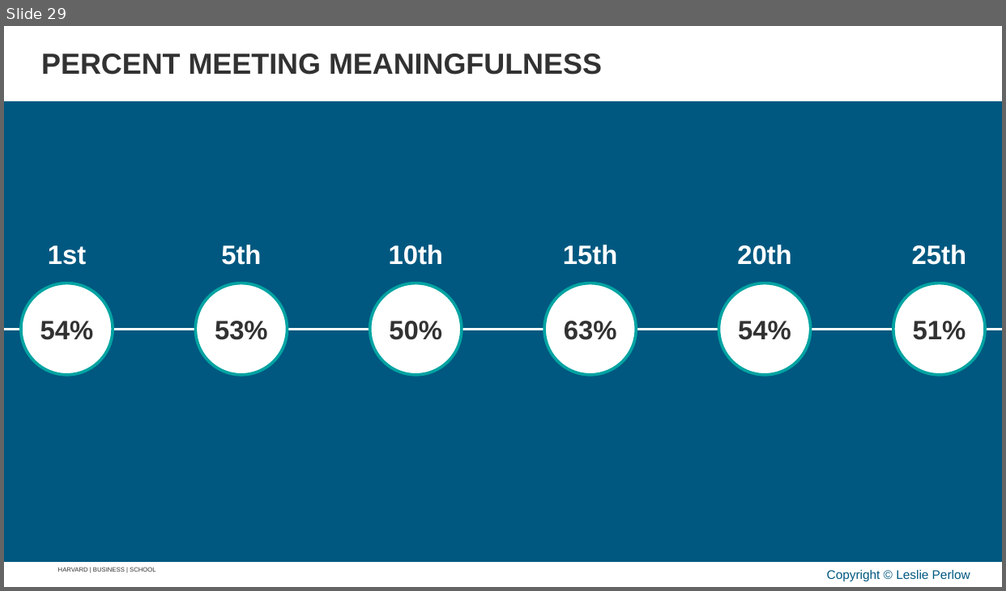
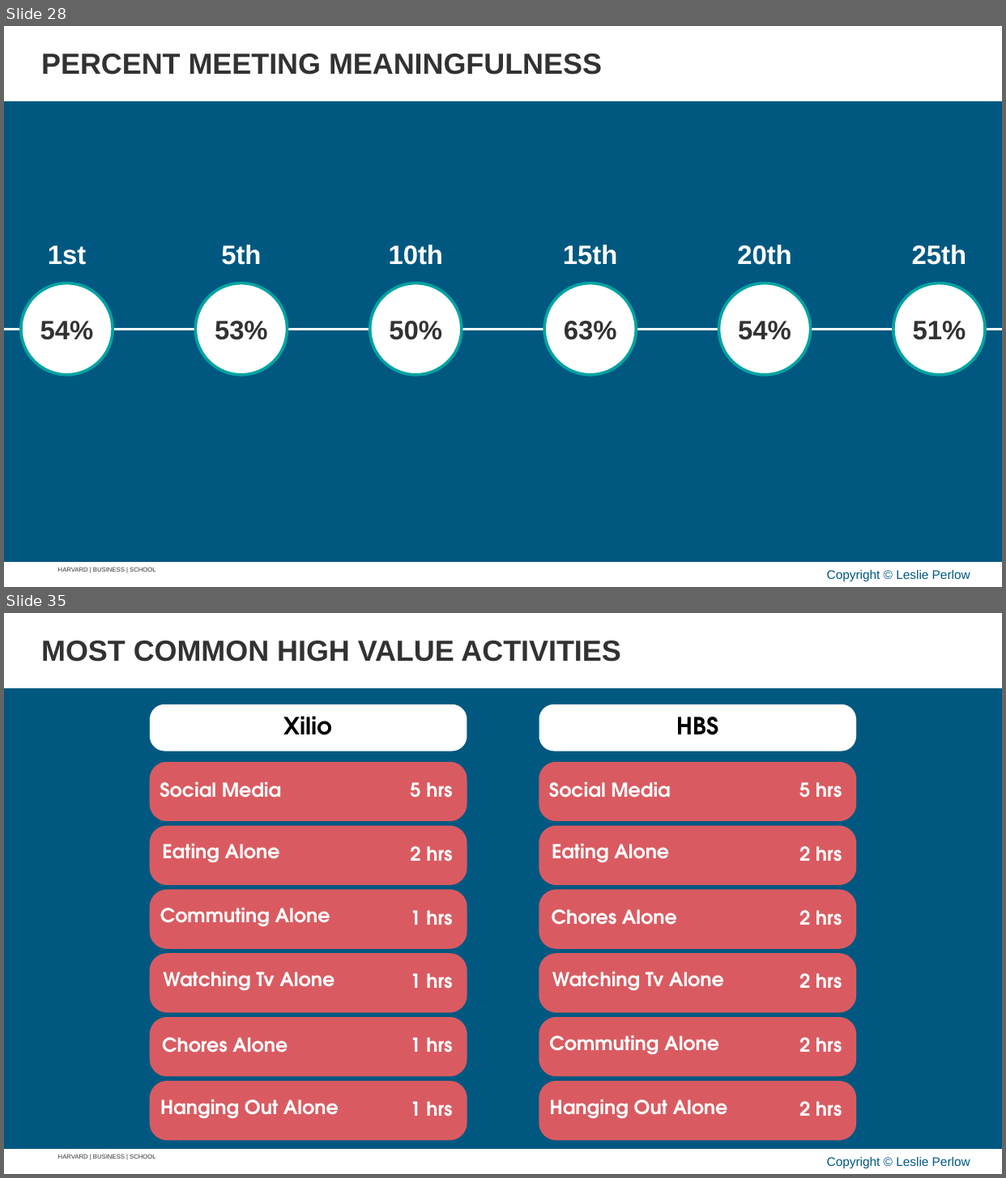
Before and after one commit to APPLITICS/lifematrix-deck-automation, a slide deck: outputs/generated_slides.pptx. Shown one above the other, each under a label of ours: slide 29 before the commit, slides 28 and 35 after it; the slides between them are not shown. The pictures are 1006x591 and 1006x1178 pixels, drawn with LibreOffice and Linux fonts; fonts in the diff are those of the drawing; background and template pictures are left out. Boxes give left, top, right and bottom in pixels: in the first picture for what was removed or moved away, otherwise in the second. Text is boxed around its words. In the diff, an @@ line names an element or a change of style, - is before the commit and + after.

Commit message:
feat: Add tile chart slide generator with focal and comparison modes
Supports dynamic circle sizing, label padding, and margin scaling based on number of activities and character width.

```diff
--- a/outputs/generated_slides.pptx
+++ b/outputs/generated_slides.pptx
@@ slide 35 added at (x1=4, y1=613, x2=1002, y2=1174), background #005880; not listed: 4 template elements that a slide beside it also shows @@
@@ text added at (x1=41, y1=641, x2=620, y2=662), 28 pt, text #323233, bold @@
+MOST COMMON HIGH VALUE ACTIVITIES
@@ group added at (x1=150, y1=705, x2=857, y2=1140): 26 texts, 14 freeform shapes @@
+Social Media
+Social Media
+Eating Alone
+Eating Alone
+Chores Alone
+Watching Tv Alone
+Commuting Alone
+Hanging Out Alone
+Commuting Alone
+Watching Tv Alone
+Chores Alone
+Hanging Out Alone
+5 hrs
+5 hrs
+2 hrs
+2 hrs
+2 hrs
+2 hrs
+2 hrs
+2 hrs
+1 hrs
+1 hrs
+1 hrs
+1 hrs
+Xilio
+HBS
@@ what was slide 29 is now slide 28 @@
```
Also in this commit, not shown: 9 other slides added, 1 slide removed, 2 other files.
